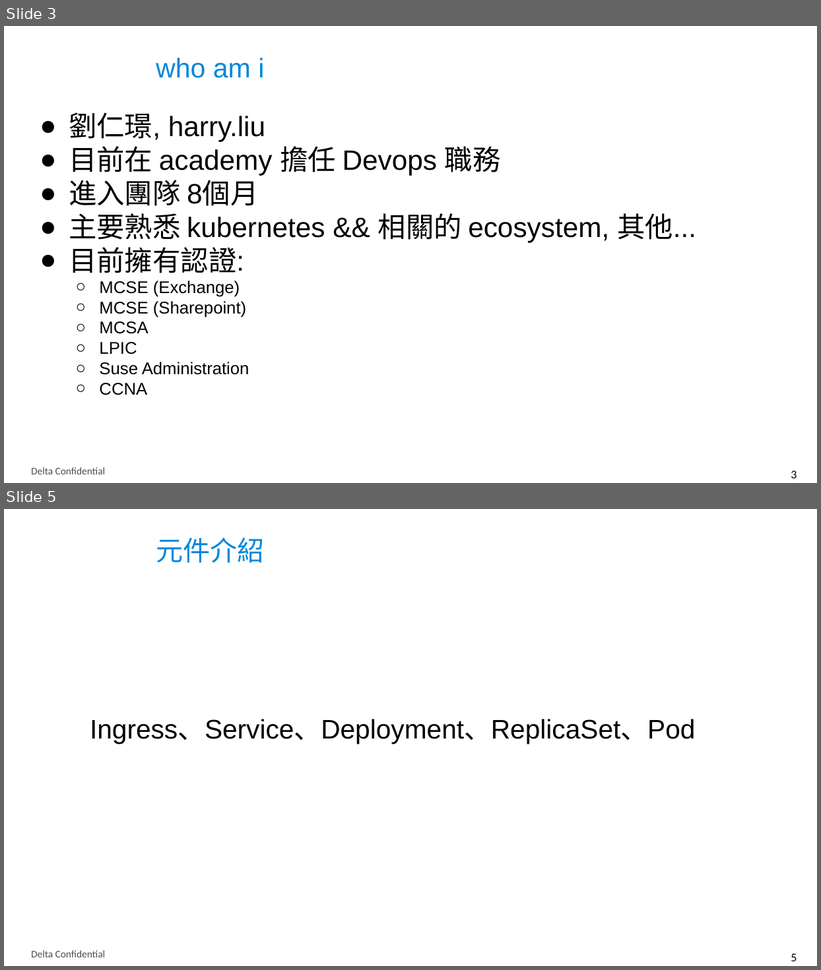
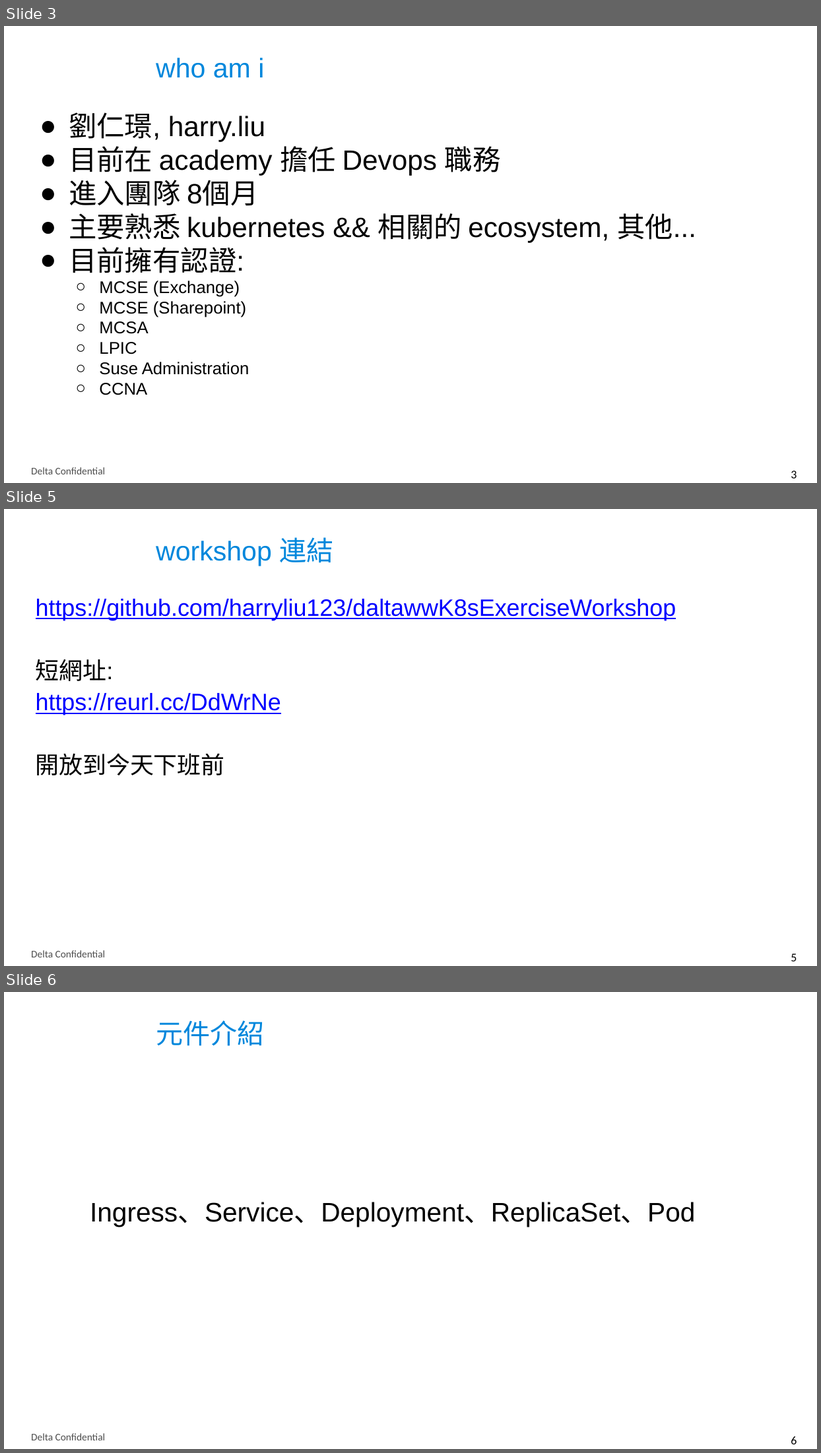
Before and after one commit to thiefjim/deltawwK8sExerciseWorkshop, a slide deck: K8s Exercise workshop.pptx. Shown one above the other, each under a label of ours: slides 3 and 5 before the commit, slides 3, 5 and 6 after it; the slides between them are not shown. The pictures are 821x970 and 821x1453 pixels, drawn with LibreOffice and Linux fonts; fonts in the diff are those of the drawing; background and template pictures are left out. Boxes give left, top, right and bottom in pixels: in the first picture for what was removed or moved away, otherwise in the second. Text is boxed around its words. In the diff, an @@ line names an element or a change of style, - is before the commit and + after.

```diff
--- a/K8s Exercise workshop.pptx
+++ b/K8s Exercise workshop.pptx
@@ slide 5 added at (x1=4, y1=509, x2=817, y2=966), background #FFFFFF; not listed: 2 template elements that a slide beside it also shows @@
@@ title added at (x1=156, y1=537, x2=334, y2=566), 32 pt, text #0087DC @@
+workshop 連結
@@ text added at (x1=36, y1=599, x2=677, y2=776), 28 pt, text #0000FF, underline @@
+https://github.com/harryliu123/daltawwK8sExerciseWorkshop
+短網址:
+https://reurl.cc/DdWrNe
+開放到今天下班前
@@ what was slide 5 is now slide 6 @@
@@ page number at (x1=791, y1=1437, x2=797, y2=1445): text changed @@
-5
+6
```
Also in this commit, not shown: 3 slides changed.
